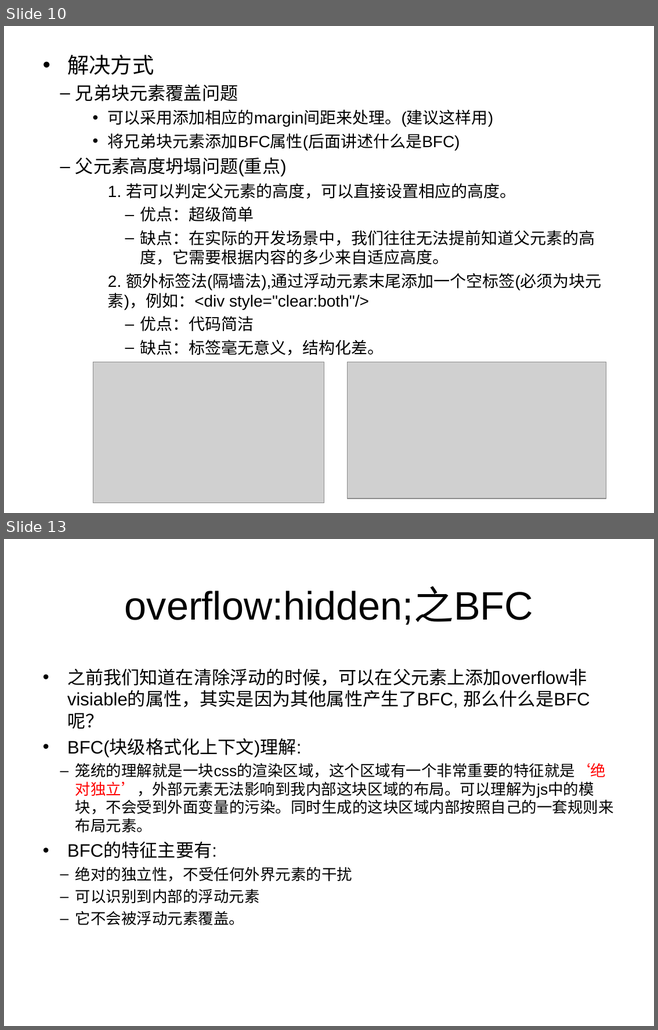
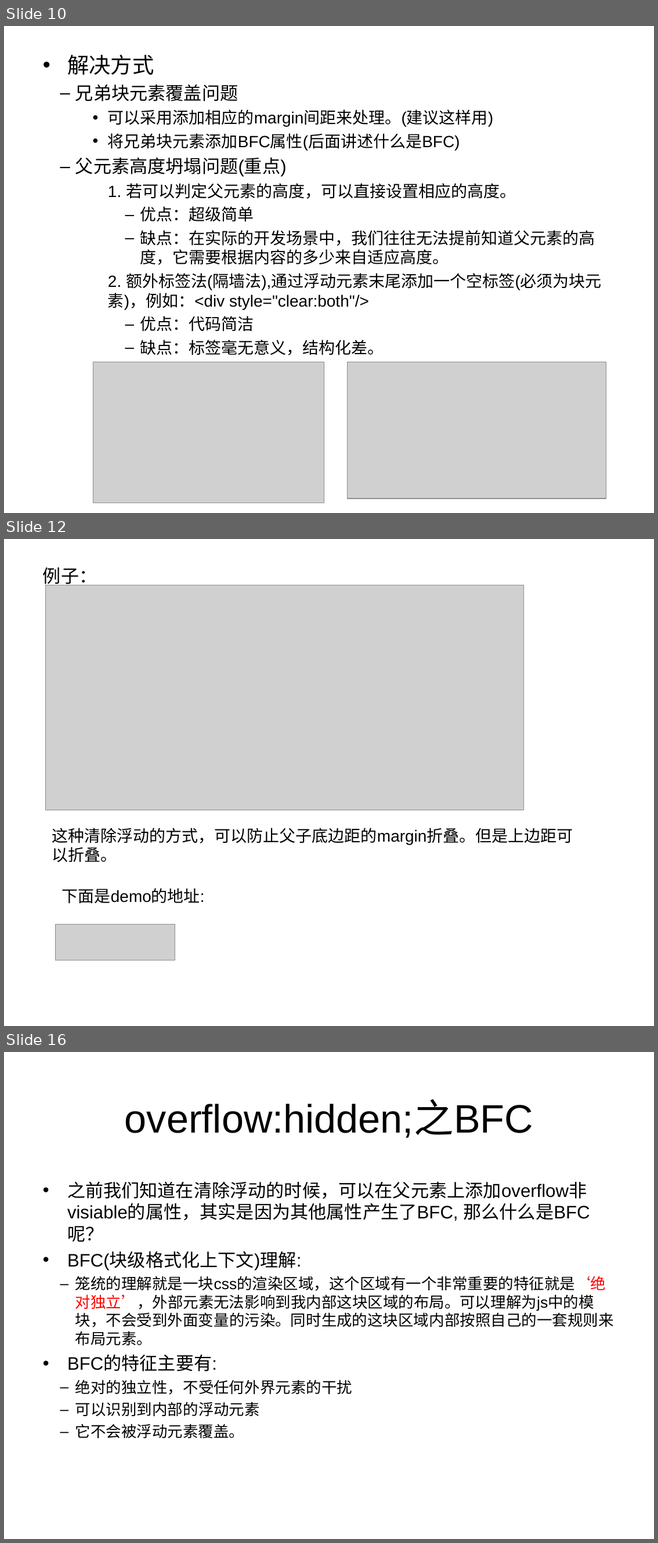
Before and after one commit to tiptophs/float, a slide deck: 浮动.ppt. Shown one above the other, each under a label of ours: slides 10 and 13 before the commit, slides 10, 12 and 16 after it; the slides between them are not shown. The pictures are 658x1030 and 658x1543 pixels, drawn with LibreOffice and Linux fonts; fonts in the diff are those of the drawing; grey boxes stand for pictures. Boxes give left, top, right and bottom in pixels: in the first picture for what was removed or moved away, otherwise in the second. Text is boxed around its words. In the diff, an @@ line names an element or a change of style, - is before the commit and + after.

```diff
--- a/浮动.ppt
+++ b/浮动.ppt
@@ slide 12 added at <box>4,539,654,1026</box>, background #FFFFFF @@
@@ text added at <box>43,567,97,588</box>, 20 pt, text #000000 @@
+例子：
@@ picture added at <box>46,585,523,810</box> @@
@@ text added at <box>52,828,573,863</box>, 18 pt, text #000000 @@
+这种清除浮动的方式，可以防止父子底边距的margin折叠。但是上边距可以折叠。
@@ text added at <box>62,888,205,904</box>, 18 pt, text #000000 @@
+下面是demo的地址:
@@ picture added at <box>55,924,174,961</box> @@
@@ what was slide 13 is now slide 16 @@
```
Also in this commit, not shown: 2 slides changed, 2 other slides added.
